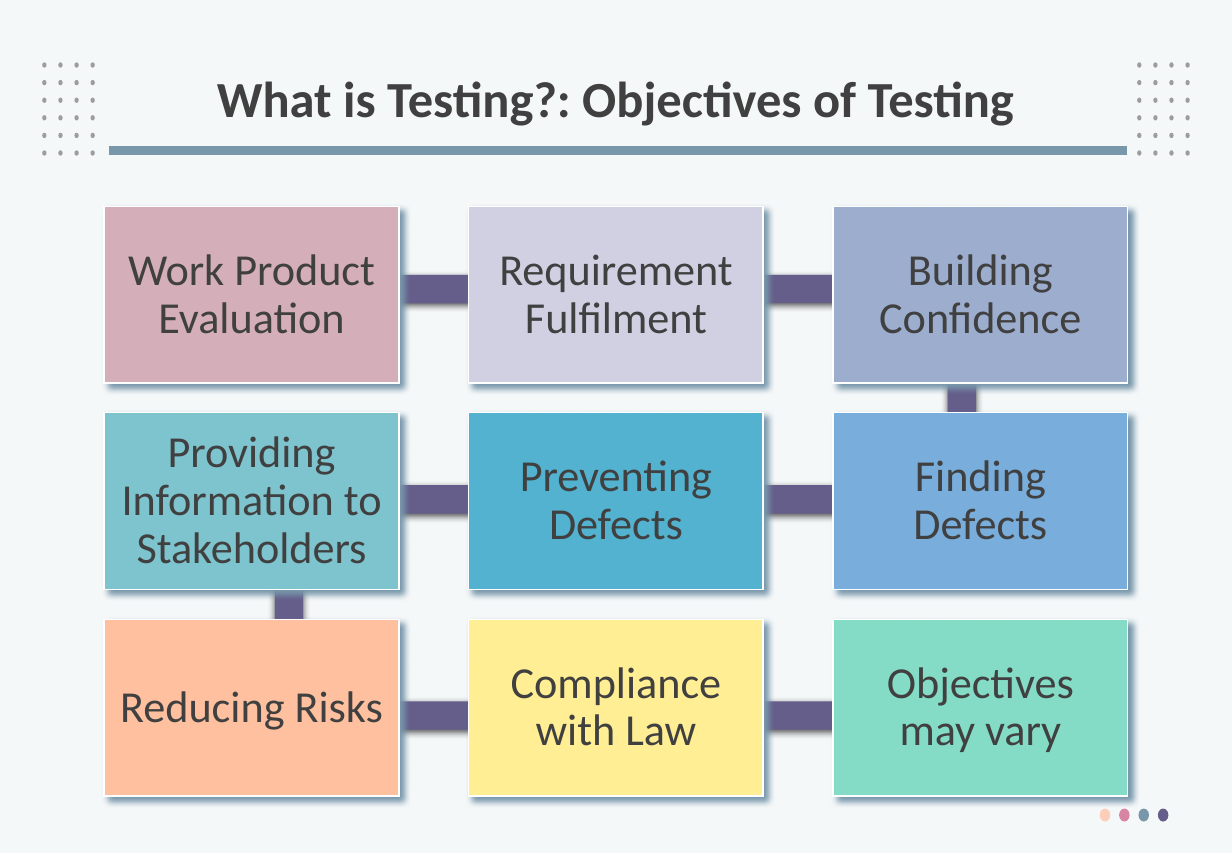
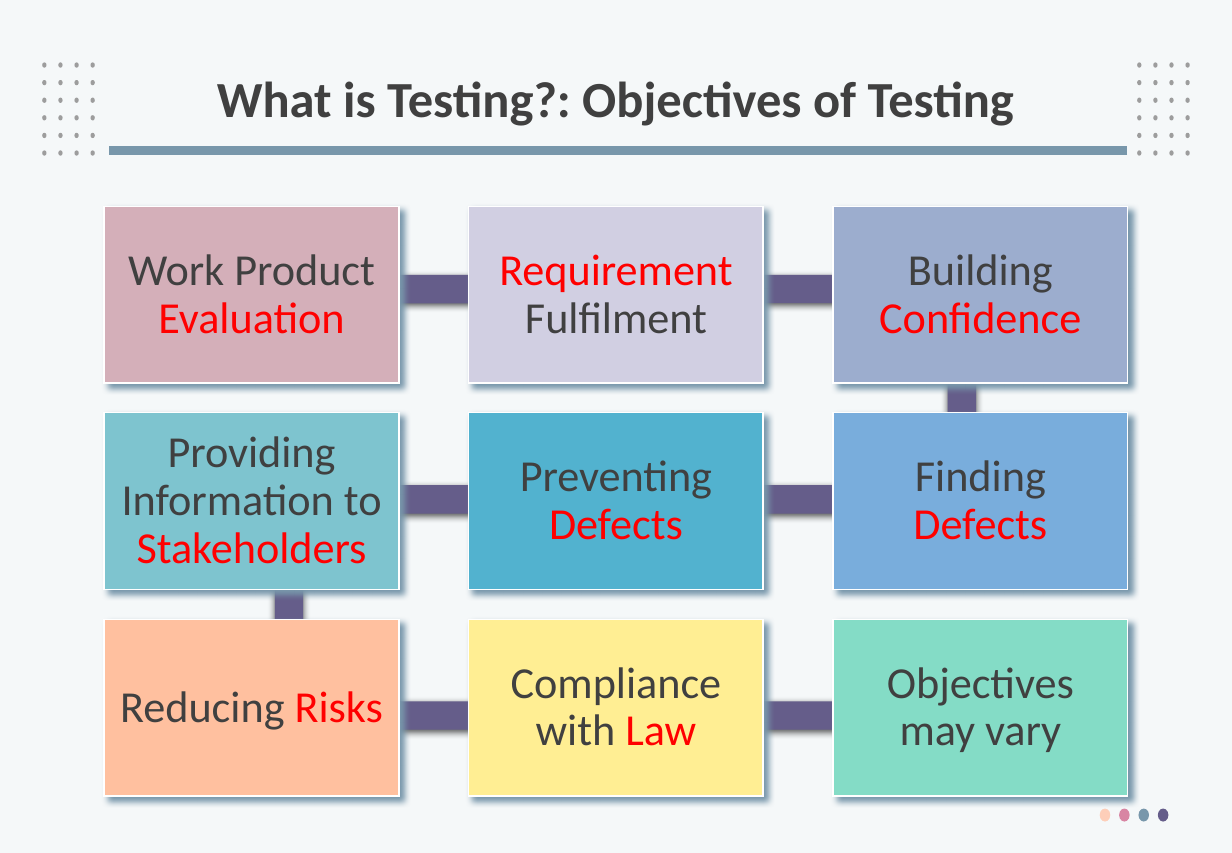
Before and after one commit to PhanManh2003/Specialization, a slide deck: slide 20 of 24_fall/SWT301/Slide 2018/SWT1_tim.pptx. Drawn at 1232x853 pixels with LibreOffice and Linux fonts; fonts in the diff are those of the drawing; background and template pictures are left out. Boxes give left, top, right and bottom in pixels: in the first picture for what was removed or moved away, otherwise in the second. Text is boxed around its words. In the diff, an @@ line names an element or a change of style, - is before the commit and + after.

```diff
--- a/24_fall/SWT301/Slide 2018/SWT1_tim.pptx
+++ b/24_fall/SWT301/Slide 2018/SWT1_tim.pptx
@@ text "Work Product Evaluation" at [128,254,375,334]: text colour #404040 to #FF0000 in "Evaluation" @@
@@ text "Requirement Fulfilment" at [499,254,732,334]: text colour #404040 to #FF0000 in "Requirement" @@
@@ text "Building Confidence" at [879,254,1081,334]: text colour #404040 to #FF0000 in "Confidence" @@
@@ text "Providing Information to Stakeholders" at [122,436,382,564]: text colour #404040 to #FF0000 in "Stakeholders" @@
@@ text "Preventing Defects" at [520,460,712,540]: text colour #404040 to #FF0000 in "Defects" @@
@@ text "Finding Defects" at [913,460,1047,540]: text colour #404040 to #FF0000 in "Defects" @@
@@ text "Reducing Risks" at [120,691,383,730]: text colour #404040 to #FF0000 in "Risks" @@
@@ text "Compliance with Law" at [511,667,722,746]: text colour #404040 to #FF0000 in "Law" @@
```
Also in this commit, not shown: 26 other slides changed, 43 other files.
